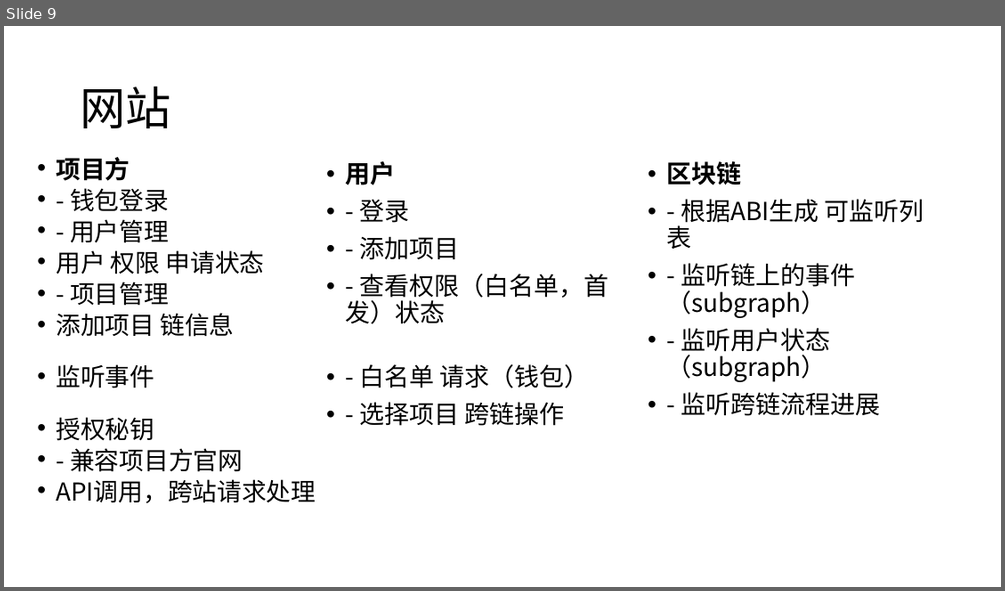
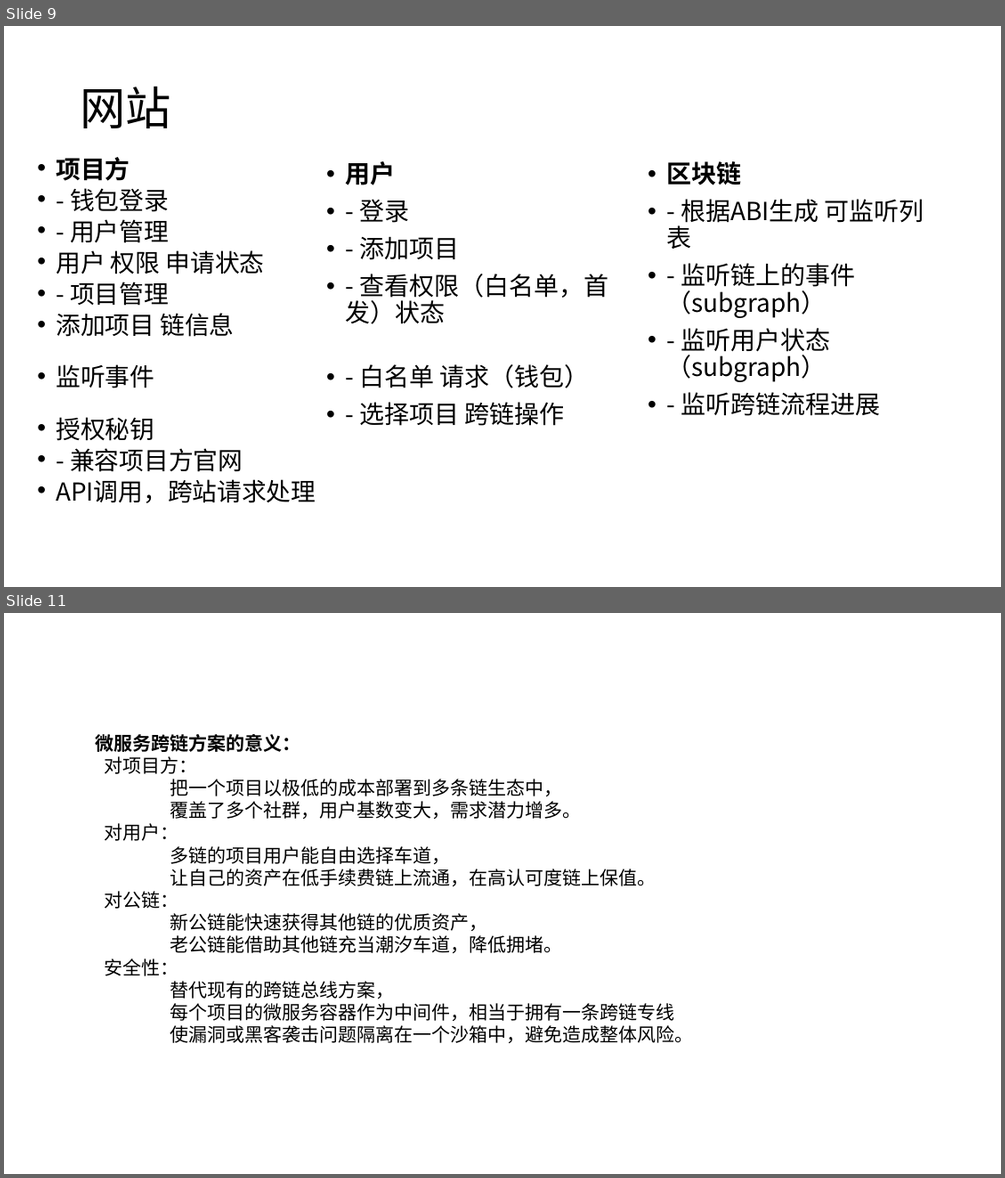
Before and after one commit to liusanchuan/Middleware.web3, a slide deck: doc/Idea.pptx. Shown one above the other, each under a label of ours: slide 9 before the commit, slides 9 and 11 after it; the slides between them are not shown. The pictures are 1005x591 and 1005x1178 pixels, drawn with LibreOffice and Linux fonts; fonts in the diff are those of the drawing. Boxes give left, top, right and bottom in pixels: in the first picture for what was removed or moved away, otherwise in the second. Text is boxed around its words. In the diff, an @@ line names an element or a change of style, - is before the commit and + after.

```diff
--- a/doc/Idea.pptx
+++ b/doc/Idea.pptx
@@ slide 11 added at box(4, 613, 1001, 1174), background #FFFFFF @@
@@ text added at box(96, 734, 694, 1043), 18 pt, text #000000 @@
+微服务跨链方案的意义：
+对项目方：
+把一个项目以极低的成本部署到多条链生态中，
+覆盖了多个社群，用户基数变大，需求潜力增多。
+对用户：
+多链的项目用户能自由选择车道，
+让自己的资产在低手续费链上流通，在高认可度链上保值。
+对公链：
+新公链能快速获得其他链的优质资产，
+老公链能借助其他链充当潮汐车道，降低拥堵。
+安全性：
+替代现有的跨链总线方案，
+每个项目的微服务容器作为中间件，相当于拥有一条跨链专线
+使漏洞或黑客袭击问题隔离在一个沙箱中，避免造成整体风险。
```
Also in this commit, not shown: 1 slide changed, 5 other slides added, 1 slide removed, 1 other file.
